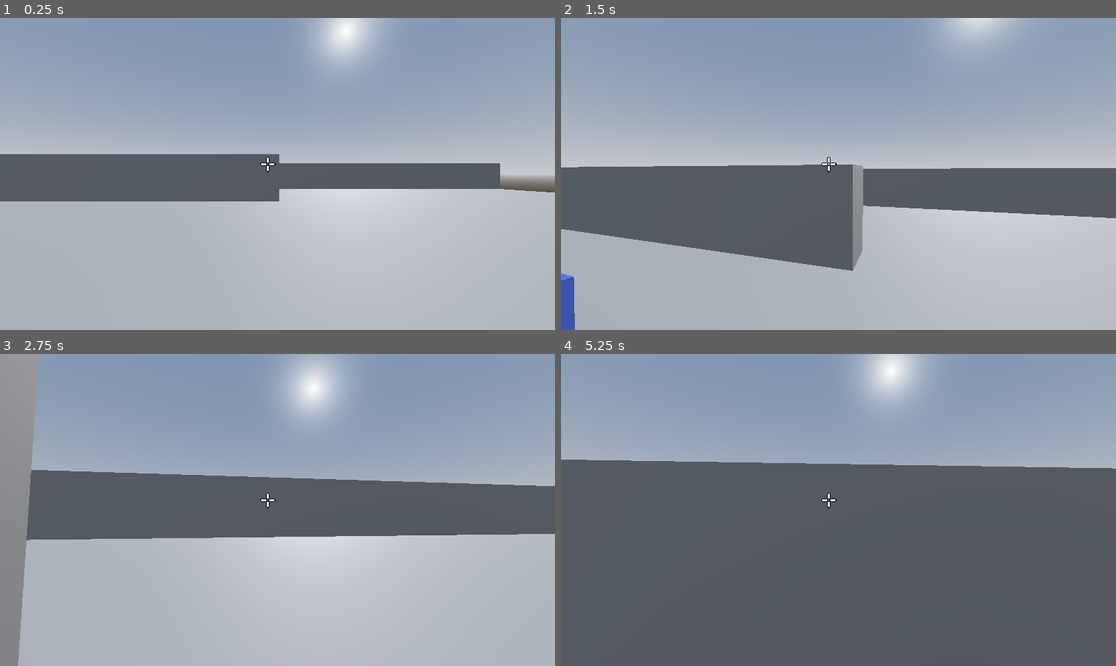
Above: before the commit, frames 1-4 (two rows, left to right).
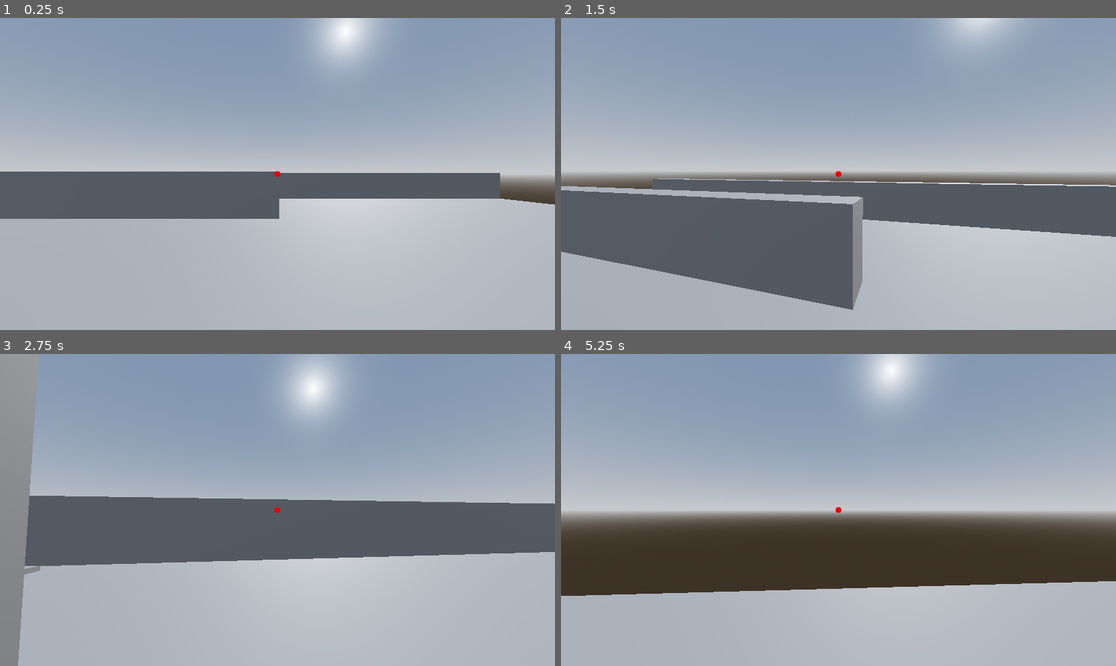
Above: after the commit, the same moments.

Repository: AntoninHUDRY/Q_panic
Game: Godot game, scene res://CameraTest.tscn
Two runs of this game, one before a commit and one after it. Both use one fixed random seed, a clock stepped at 60 frames per second and the inputs below.
Inputs (mouse positions are in pixels of both pictures, inside the frame that each line leads up to):
- Up to frame 1 (0.25 s): no input
- Up to frame 2 (1.5 s): move the mouse to (866, 174) at 0.52 s; hold E (interact) 0.53-1.28 s; hold W (up) from 0.53 s (still down); click (866, 174) at 0.67 s; tap Space (jump) at 0.77 s; move the mouse to (810, 174) at 1.27 s; tap C (clear_minicam) at 1.35 s
- Up to frame 3 (2.75 s): keep holding W (up); tap Space (jump) at 1.52 s; tap E (interact) at 1.55, 2.3 s; move the mouse to (288, 503) at 2.02 s; hold Ctrl (crouch) from 2.03 s (still down)
- Up to frame 4 (5.25 s): keep holding W (up); move the mouse to (832, 516) at 2.77 s; release Ctrl (crouch) at 2.78 s; tap F (hold) at 2.85 s; click (832, 516) at 2.92 s; tap Space (jump) at 3.02, 3.77, 4.52 s; tap E (interact) at 3.05, 4.55 s; move the mouse to (877, 513) at 3.52 s; hold E (interact) 3.53-4.28 s; tap Enter at 4.25 s; move the mouse to (794, 506) at 4.27 s; tap G (release) at 4.35 s; move the mouse to (844, 510) at 5.02 s; hold E (interact) from 5.03 s (still down); right-click (844, 510) at 5.1 s; click (844, 510) at 5.17 s

The runs differ from the first frame. In frame 1, 8.4% of the frame differs, in the area x 0-100%, y 43-65%; in frame 2, 14%; in frame 3, 13%; in frame 4, 64%, in the area x 0-100%, y 33-100%.

Commit message:
Fix doors

Diff:
--- a/CameraTest.tscn
+++ b/CameraTest.tscn
@@ -1,11 +1,10 @@
-[gd_scene load_steps=21 format=3 uid="uid://8ukrrg3tetb8"]
+[gd_scene load_steps=20 format=3 uid="uid://8ukrrg3tetb8"]
 
 [ext_resource type="Script" path="res://quantum/QuantumController.gd" id="2_3qsxb"]
 [ext_resource type="PackedScene" uid="uid://isnyipijubp4" path="res://Cube.tscn" id="3_8b4es"]
 [ext_resource type="Script" path="res://quantum/EntangledGroup.gd" id="3_fka2m"]
 [ext_resource type="PackedScene" uid="uid://wv3me4e1tqx5" path="res://Player.tscn" id="4_jlm4d"]
-[ext_resource type="PackedScene" path="res://MiniCamera.tscn" id="5_0h0cn"]
-[ext_resource type="PackedScene" uid="uid://qfenrsmlfday" path="res://Door.tscn" id="7_deytm"]
+[ext_resource type="PackedScene" uid="uid://0o7uhfxqs1jc" path="res://MiniCamera.tscn" id="5_0h0cn"]
 [ext_resource type="PackedScene" uid="uid://bxp67nejxfwsv" path="res://FloorButton.tscn" id="8_o6ekm"]
 [ext_resource type="PackedScene" uid="uid://cfm46bfyyqy6x" path="res://fix_Door.tscn" id="11_roepf"]
 
@@ -121,14 +120,12 @@
 transform = Transform3D(1, 0, 0, 0, 1, 0, 0, 0, 1, 0, -0.06, 0)
 shape = SubResource("BoxShape3D_mgkqc")
 
-[node name="Door" parent="." instance=ExtResource("7_deytm")]
-transform = Transform3D(1, 0, 0, 0, 1, 0, 0, 0, 1, -4, 1.60169, 0)
-
 [node name="FloorButton" parent="." instance=ExtResource("8_o6ekm")]
 transform = Transform3D(1, 0, 0, 0, 1, 0, 0, 0, 1, 0, 0.180907, 5.71613)
 
-[node name="Door2" parent="." instance=ExtResource("11_roepf")]
+[node name="Door2" parent="." node_paths=PackedStringArray("buttons") instance=ExtResource("11_roepf")]
 transform = Transform3D(1, 0, 0, 0, 1, 0, 0, 0, 1, 2.99172, 1.59217, 0)
+buttons = [NodePath("../FloorButton"), NodePath("../FloorButton2")]
 
 [node name="Wall2" type="StaticBody3D" parent="."]
 transform = Transform3D(1, 0, 0, 0, 1, 0, 0, 0, 1, -7.93942, 0.905261, -8.47043)
@@ -140,3 +137,6 @@
 [node name="CollisionShape3D" type="CollisionShape3D" parent="Wall2"]
 transform = Transform3D(1, 0, 0, 0, 1, 0, 0, 0, 1, 0, -0.06, 0)
 shape = SubResource("BoxShape3D_li12p")
+
+[node name="FloorButton2" parent="." instance=ExtResource("8_o6ekm")]
+transform = Transform3D(1, 0, 0, 0, 1, 0, 0, 0, 1, -4.50141, 0.110523, -13.2271)
--- a/PhysicsDoor.gd
+++ b/PhysicsDoor.gd
@@ -8,10 +8,8 @@
 @onready var outline = $MeshInstance3D/outline
 
 func _physics_process(delta):
-	if Singleton.button_down == Singleton.expected_button_down and !is_open:
-		open_inward()
-	if Singleton.button_down != Singleton.expected_button_down and is_open:
-		close()
+	pass
+
 func close() -> void:
 	is_open = false
 	var tween: Tween = get_tree().create_tween()
--- a/Player.tscn
+++ b/Player.tscn
@@ -3,8 +3,8 @@
 [ext_resource type="Script" path="res://character/player.gd" id="1_02dj5"]
 [ext_resource type="Script" path="res://Camera/MainCamera.gd" id="2_gul1d"]
 [ext_resource type="PackedScene" uid="uid://dfvgc3hsb18jo" path="res://systems/interaction/PlayerInteractor.tscn" id="3_6vyi1"]
+[ext_resource type="PackedScene" path="res://systems/interaction/cursor.tscn" id="3_l460b"]
 [ext_resource type="Script" path="res://systems/interaction/PlayerInteractor.gd" id="4_831d1"]
-[ext_resource type="PackedScene" uid="uid://03kxb12mtgoc" path="res://hud.tscn" id="5_f0c6c"]
 
 [sub_resource type="CapsuleMesh" id="CapsuleMesh_wio5y"]
 
@@ -47,8 +47,11 @@
 target_position = Vector3(0, 1, 0)
 
 [node name="MainCamera" type="Camera3D" parent="." node_paths=PackedStringArray("player")]
+transform = Transform3D(1, 0, 0, 0, 1, 0, 0, 0, 1, 0, 0.688249, 0)
 script = ExtResource("2_gul1d")
 player = NodePath("..")
+
+[node name="Cursor" parent="MainCamera" instance=ExtResource("3_l460b")]
 
 [node name="PlayerInteractor" parent="MainCamera" node_paths=PackedStringArray("player") instance=ExtResource("3_6vyi1")]
 script = ExtResource("4_831d1")
@@ -61,6 +64,4 @@
 [node name="Hand" type="Marker3D" parent="MainCamera/PlayerInteractor"]
 transform = Transform3D(1, 0, 0, 0, 1, 0, 0, 0, 1, 0, 0, -2)
 
-[node name="hud" parent="." instance=ExtResource("5_f0c6c")]
-
 [editable path="MainCamera/PlayerInteractor"]
--- a/mobile_cam.tscn
+++ b/mobile_cam.tscn
@@ -18,7 +18,7 @@
 [sub_resource type="CylinderMesh" id="CylinderMesh_yyuxj"]
 material = SubResource("StandardMaterial3D_5oq4u")
 
-[node name="Node3D" type="Node3D"]
+[node name="Node3D2" type="Node3D"]
 
 [node name="StaticBody3D" type="StaticBody3D" parent="."]
 
--- a/wall_cam.tscn
+++ b/wall_cam.tscn
@@ -6,7 +6,7 @@
 [sub_resource type="CylinderMesh" id="CylinderMesh_4pbgs"]
 material = SubResource("StandardMaterial3D_0os6d")
 
-[node name="Node3D" type="Node3D"]
+[node name="Node3D2" type="Node3D"]
 
 [node name="StaticBody3D" type="StaticBody3D" parent="."]
 
